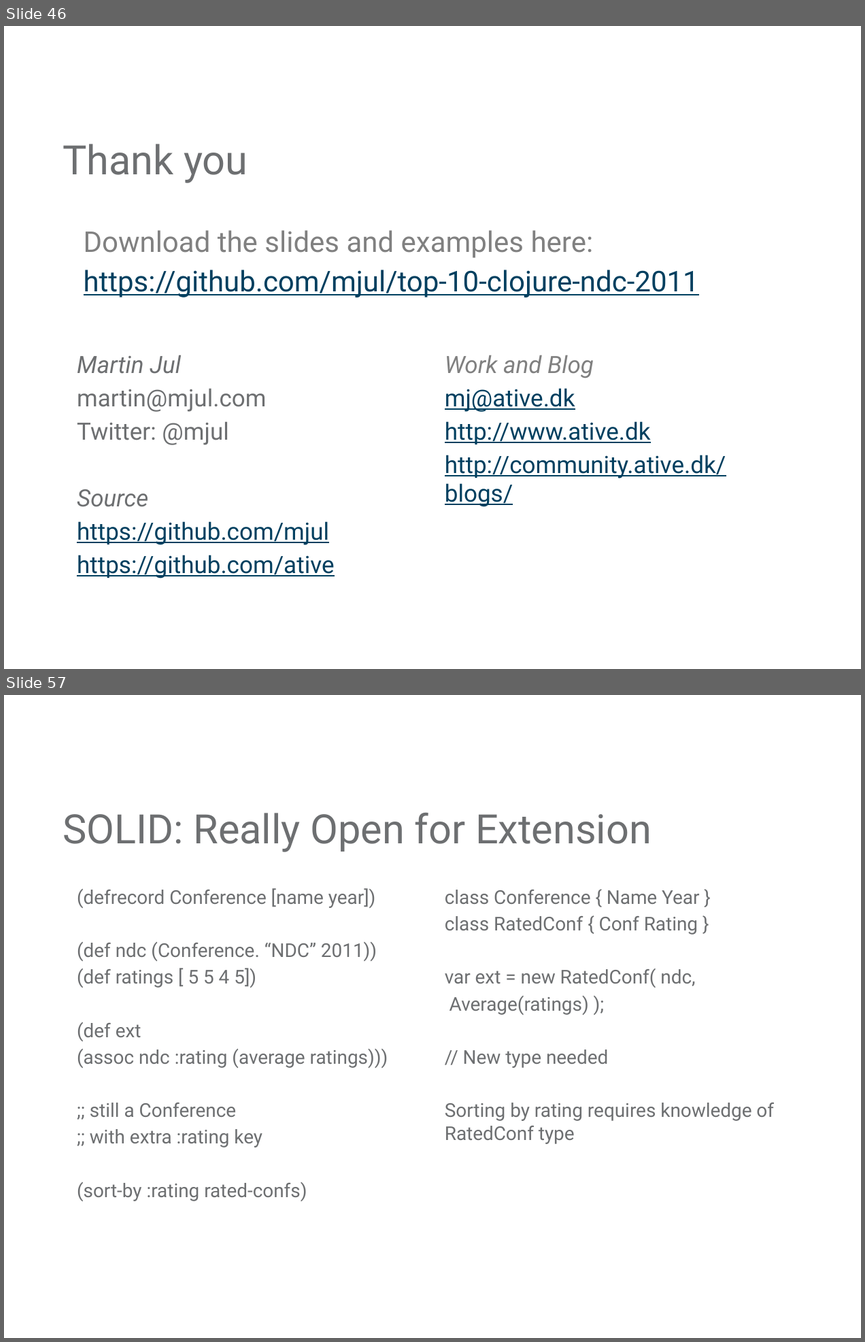
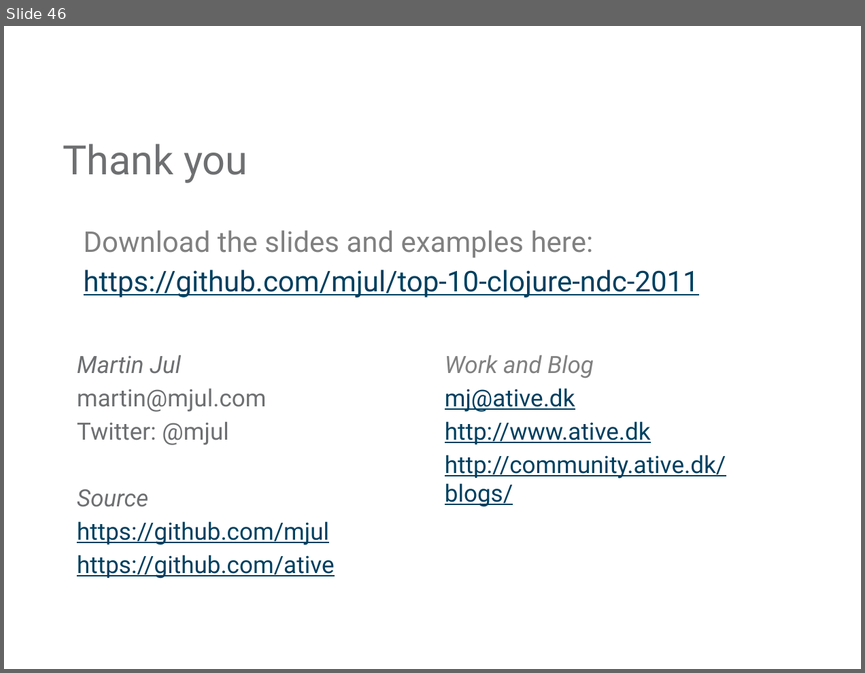
Before and after one commit to mjul/top-10-clojure-ndc-2011, a slide deck: Top Things to Learn From Clojure.pptx. Shown one above the other, each under a label of ours: slides 46 and 57 before the commit, slide 46 after it; the slides between them are not shown. The pictures are 865x1342 and 865x673 pixels, drawn with LibreOffice and Linux fonts; fonts in the diff are those of the drawing; background and template pictures are left out. Boxes give left, top, right and bottom in pixels: in the first picture for what was removed or moved away, otherwise in the second. Text is boxed around its words. In the diff, an @@ line names an element or a change of style, - is before the commit and + after.

```diff
--- a/Top Things to Learn From Clojure.pptx
+++ b/Top Things to Learn From Clojure.pptx
@@ slide 57 removed at bbox=[4, 695, 861, 1338], background #FFFFFF @@
@@ title removed at bbox=[62, 813, 651, 852] @@
-SOLID: Really Open for Extension
@@ text removed at bbox=[77, 888, 388, 1201] @@
-(defrecord Conference [name year])
-(def ndc (Conference. “NDC” 2011))
-(def ratings [ 5 5 4 5])
-(def ext
-(assoc ndc :rating (average ratings)))
-;; still a Conference
-;; with extra :rating key
-(sort-by :rating rated-confs)
@@ text removed at bbox=[445, 889, 774, 1144] @@
-class Conference { Name Year }
-class RatedConf { Conf Rating }
-var ext = new RatedConf( ndc,
-Average(ratings) );
-// New type needed
-Sorting by rating requires knowledge of RatedConf type
```
Also in this commit, not shown: 13 other slides removed, 1 other file.
